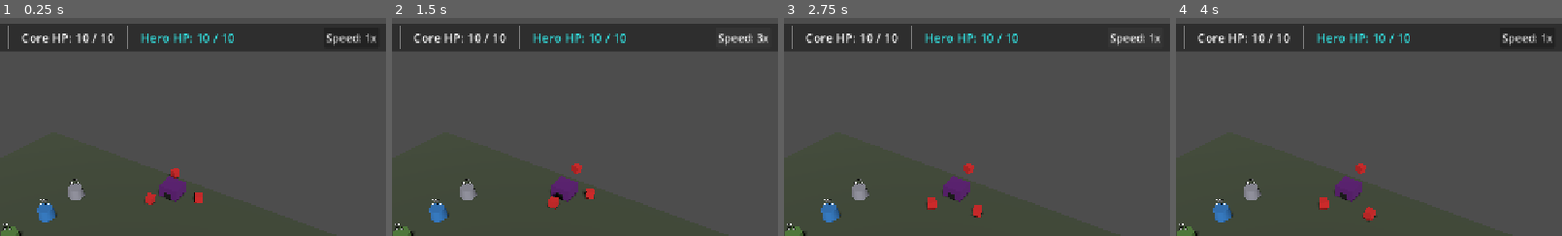
Above: before the commit, frames 1-4 (left to right).
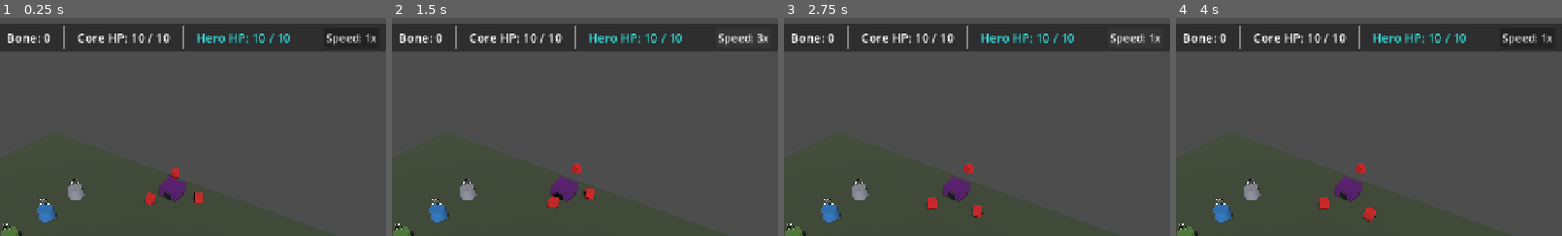
Above: after the commit, the same moments.

Repository: kcokz/dino-td
Game: Godot game, scene res://scenes/Main.tscn
The game is run twice, just before and just after one commit, with the same random seed, the same clock (stepped at 60 frames per second) and the same inputs.
Inputs:
- Up to frame 1 (0.25 s): no input
- Up to frame 2 (1.5 s): click "Speed: 1x" at 0.5 s; click "Speed: 2x" at 1.25 s
- Up to frame 3 (2.75 s): click "Speed: 3x" at 2 s
- Up to frame 4 (4 s): click "Build" at 2.75 s; click "Back" at 3.5 s
The pictures show only the part of the screen within x 32-82%, y 0-50%; the shares and areas given below are measured in that part.

The runs differ from the first frame. In frame 1, 1.9% of the frame differs, in the area x 2-76%, y 3-15%; in frame 2, 1.9%; in frame 3, 1.9%; in frame 4, 1.9%.

Commit message:
feat(v0.4): a carcass is worth bone as well as meat
Bone is the gate onto stone: the pick that lets the Hero cut rock needs it, and
bone comes off a dead dinosaur or from nowhere at all. That turns the first
raid from purely a threat into something the player needs -- which is the whole
point of putting the gate on a verb they have not done yet rather than on a
bigger pile of the wood they are already cutting.

Every dinosaur now drops meat and bone together, bone joins RESOURCES with a
colour of its own (it has no map node, so RESOURCE_NODES cannot answer for it),
and the top bar carries a readout, since a resource with no readout is one the
player cannot see themselves earning.

Nothing spends bone yet -- that is the workbench, next.

Co-Authored-By: Claude Opus 5 <noreply@anthropic.com>

Diff:
--- a/scenes/ui/HUD.tscn
+++ b/scenes/ui/HUD.tscn
@@ -84,6 +84,10 @@
 [node name="FoodLabel" type="Label" parent="Root/TopBar/MarginContainer/HBoxContainer"]
 layout_mode = 2
 text = "Meat: 0"
+
+[node name="BoneLabel" type="Label" parent="Root/TopBar/MarginContainer/HBoxContainer"]
+layout_mode = 2
+text = "Bone: 0"
 
 [node name="VSeparator2" type="VSeparator" parent="Root/TopBar/MarginContainer/HBoxContainer"]
 layout_mode = 2
--- a/scripts/autoload/Config.gd
+++ b/scripts/autoload/Config.gd
@@ -9,7 +9,13 @@
 # 1. Economy & Action Points
 # ==============================================================================
 const BASE_AP: int = 3
-const RESOURCES: Array[String] = ["wood", "stone", "water", "food"]
+## Every resource in the game, and where each one comes from:
+##   wood  -- cut by hand from trees
+##   stone -- cut by hand from outcrops, but only once the Hero has a pick
+##   bone  -- off a dead dinosaur; the workbench turns it into tools
+##   food  -- off a dead dinosaur; the kitchen turns it into blueprints
+##   water -- no sink yet (see the open question in VERSION.md's v0.4 section)
+const RESOURCES: Array[String] = ["wood", "stone", "bone", "water", "food"]
 ## The player starts with nothing banked. The opening stock is real wood lying by
 ## the cabin (Config.DROPS.opening_stock) and has to be walked over like anything
 ## else -- the first thing the game teaches is that resources are carried, not
@@ -17,6 +23,7 @@
 const INITIAL_RESOURCES: Dictionary = {
 	"wood": 0,
 	"stone": 0,
+	"bone": 0,
 	"water": 0,
 	"food": 0
 }
@@ -179,9 +186,9 @@
 # 3. Dinosaur Definitions (DINOS)
 # ==============================================================================
 ## `drops` is what is left on the ground when one dies, and it is the only source
-## of `food` in the game -- meat comes off dinosaurs or not at all. Nothing spends
-## food yet; the hero-upgrade branch recorded in VERSION.md's v0.x section is what
-## it is being collected for.
+## of `food` and `bone` in the game -- a carcass gives meat and bone, or you get
+## neither. That is the gate onto stone: the pick needs bone, so the first raid
+## stops being purely a threat and becomes something the player needs.
 const DINOS: Dictionary = {
 	"raptor": {
 		"name": "DINO_RAPTOR_NAME",
@@ -190,7 +197,7 @@
 		"damage": 1.0,
 		"attack_rate": 1.0,
 		"targeting": "blocker_then_core",
-		"drops": {"food": 1},
+		"drops": {"food": 1, "bone": 1},
 		"size": Vector3(0.8, 0.8, 0.8),
 	},
 	"big_theropod": {
@@ -200,7 +207,7 @@
 		"damage": 3.0,
 		"attack_rate": 0.8,
 		"targeting": "prefer_buildings",
-		"drops": {"food": 3},
+		"drops": {"food": 3, "bone": 3},
 		"size": Vector3(1.6, 1.6, 1.6),
 	},
 	"pterosaur": {
@@ -210,7 +217,7 @@
 		"damage": 1.0,
 		"attack_rate": 1.2,
 		"targeting": "ignore_walls",
-		"drops": {"food": 1},
+		"drops": {"food": 1, "bone": 1},
 		"size": Vector3(0.8, 0.5, 0.8),
 	}
 }
@@ -459,6 +466,7 @@
 ## dinosaur, so RESOURCE_NODES has nothing to say about it.
 const RESOURCE_FALLBACK_COLORS: Dictionary = {
 	"food": Color(0.78, 0.32, 0.28),
+	"bone": Color(0.88, 0.85, 0.72),
 }
 
 ## The colour of a resource anywhere it has to be drawn -- a map node, a drop, a
--- a/scripts/ui/HUD.gd
+++ b/scripts/ui/HUD.gd
@@ -24,6 +24,7 @@
 var stone_label: Label = null
 var water_label: Label = null
 var food_label: Label = null
+var bone_label: Label = null
 var wave_label: Label = null
 var core_hp_label: Label = null
 var hero_hp_label: Label = null
@@ -159,6 +160,10 @@
 	# Meat exists as of v0.3 (dinosaurs drop it), so it has a readout like the rest.
 	if food_label:
 		food_label.text = tr("HUD_FOOD") % int(res.get("food", 0))
+	# Bone came with it in v0.4: a carcass gives both, and bone is what the
+	# workbench turns into tools.
+	if bone_label:
+		bone_label.text = tr("HUD_BONE") % int(res.get("bone", 0))
 
 func _on_wave_started(n: int, is_big: bool) -> void:
 	if wave_label:
@@ -432,6 +437,7 @@
 	stone_label = find_child("StoneLabel", true, false) as Label
 	water_label = find_child("WaterLabel", true, false) as Label
 	food_label = find_child("FoodLabel", true, false) as Label
+	bone_label = find_child("BoneLabel", true, false) as Label
 	wave_label = find_child("WaveLabel", true, false) as Label
 	core_hp_label = find_child("CoreHPLabel", true, false) as Label
 	phase_label = find_child("PhaseLabel", true, false) as Label
@@ -491,6 +497,11 @@
 		food_label.name = "FoodLabel"
 		root_control.add_child(food_label)
 
+	if bone_label == null:
+		bone_label = Label.new()
+		bone_label.name = "BoneLabel"
+		root_control.add_child(bone_label)
+
 	if wave_label == null:
 		wave_label = Label.new()
 		wave_label.name = "WaveLabel"
@@ -664,7 +675,7 @@
 	var button_size: int = int(cfg.UI.get("hud_button_font_size", 24))
 	var title_size: int = int(cfg.UI.get("gameover_title_font_size", 48))
 
-	for lbl in [ap_label, wood_label, stone_label, water_label, food_label, wave_label, core_hp_label, hero_hp_label,
+	for lbl in [ap_label, wood_label, stone_label, water_label, food_label, bone_label, wave_label, core_hp_label, hero_hp_label,
 			deploy_timer_label, phase_label, version_label, hint_label, raid_warning_banner]:
 		if lbl and is_instance_valid(lbl):
 			lbl.add_theme_font_size_override("font_size", label_size)
--- a/tests/test_v04_economy.gd
+++ b/tests/test_v04_economy.gd
@@ -137,3 +137,55 @@
 	hero.global_position = Vector3(10.0, 0.0, 10.0)
 	assert_eq(hero.sweep_for_drops(), 5, "Walking over it is what collects it")
 	assert_eq(int(game_state_node.resources.get("wood", 0)), before + 5, "And that is the only way in")
+
+# ==============================================================================
+# 4. A carcass is worth meat and bone
+# ==============================================================================
+
+func _ground(res_id: String) -> int:
+	return ground_total(res_id)
+
+func test_08_a_dead_dinosaur_leaves_bone_as_well_as_meat() -> void:
+	var dino = load("res://scripts/entities/Dino.gd").new()
+	_cleanup_nodes.append(dino)
+	tree.root.add_child(dino)
+	dino.position = Vector3(40.0, 0.0, 40.0)
+	dino.setup("raptor")
+	await wait_frames(1)
+
+	var want_bone: int = int(config_node.DINOS["raptor"].get("drops", {}).get("bone", 0))
+	var want_food: int = int(config_node.DINOS["raptor"].get("drops", {}).get("food", 0))
+	assert_gt(want_bone, 0, "A raptor is worth bone")
+
+	dino.take_damage(dino.max_hp)
+	assert_eq(_ground("bone"), want_bone, "It leaves exactly the configured bone")
+	assert_eq(_ground("food"), want_food, "And the meat alongside it")
+
+func test_09_bone_comes_off_dinosaurs_or_nowhere() -> void:
+	# The gate onto stone only works if bone cannot be farmed any other way.
+	assert_has(config_node.RESOURCES, "bone", "Bone is a real resource")
+	assert_eq(int(config_node.INITIAL_RESOURCES.get("bone", 0)), 0, "Nobody starts with bone")
+	assert_eq(int(config_node.get_opening_stock("bone")), 0, "And none is scattered at the cabin")
+	for b_type in config_node.BUILDINGS:
+		assert_false(config_node.BUILDINGS[b_type].has("produces"),
+			"%s produces nothing at all, bone included" % b_type)
+	var any: bool = false
+	for type_id in config_node.DINOS:
+		if int(config_node.DINOS[type_id].get("drops", {}).get("bone", 0)) > 0:
+			any = true
+	assert_true(any, "Every kind of dinosaur is worth bone")
+
+func test_10_bone_has_a_readout_like_every_other_resource() -> void:
+	var hud = load("res://scenes/ui/HUD.tscn").instantiate()
+	_cleanup_nodes.append(hud)
+	tree.root.add_child(hud)
+	await wait_frames(1)
+
+	hud._on_resources_changed({"wood": 1, "stone": 2, "bone": 7, "water": 3, "food": 4})
+	assert_eq(hud.bone_label.text, tr("HUD_BONE") % 7, "Bone has its own line in the top bar")
+	assert_true(hud.bone_label.visible, "And it is on screen")
+	for res_id in config_node.RESOURCES:
+		if res_id == "water":
+			continue   # no sink yet; see the open question in VERSION.md
+		assert_not_null(hud.find_child("%sLabel" % res_id.capitalize(), true, false),
+			"%s has a readout" % res_id)
--- a/translations/strings.csv
+++ b/translations/strings.csv
@@ -22,6 +22,7 @@
 HUD_STONE,"Stone: %d","石头: %d"
 HUD_WATER,"Water: %d","水: %d"
 HUD_FOOD,"Meat: %d","肉: %d"
+HUD_BONE,"Bone: %d","骨: %d"
 HUD_WAVE,"Wave: %d","第 %d 波"
 HUD_BIG_WAVE,"Wave: %d (Horde!)","第 %d 波 (大波来袭!)"
 HUD_PAUSED,"PAUSED","游戏已暂停"
Binary file changed: translations/strings.en.translation
Binary file changed: translations/strings.zh_CN.translation
